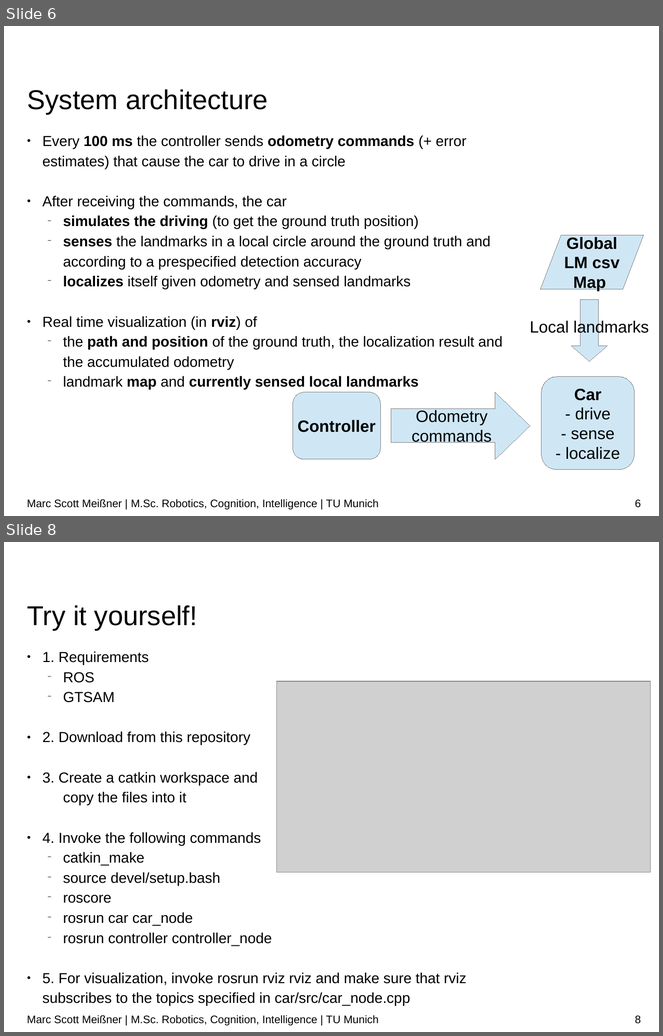
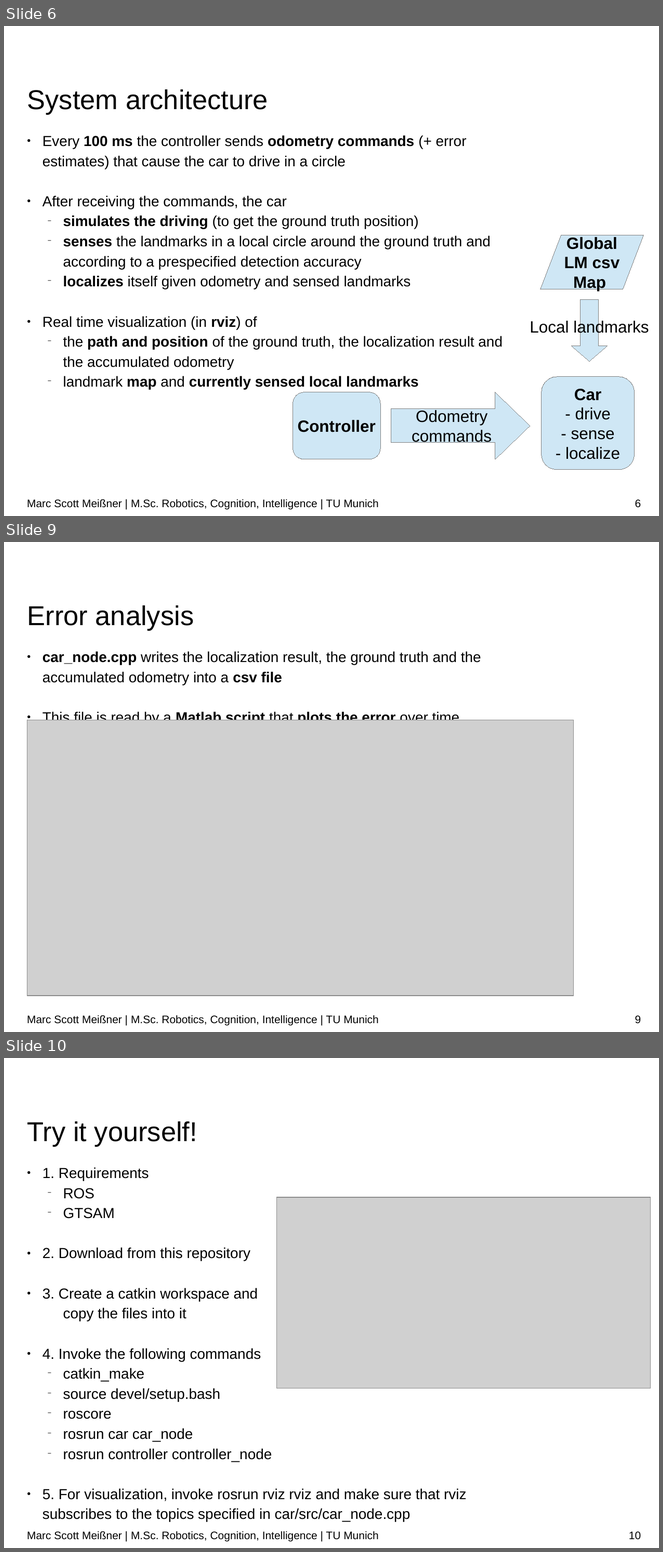
Before and after one commit to linuxcumt/car_project, a slide deck: wiki/Localization_GTSAM.odp. Shown one above the other, each under a label of ours: slides 6 and 8 before the commit, slides 6, 9 and 10 after it; the slides between them are not shown. The pictures are 663x1036 and 663x1552 pixels, drawn with LibreOffice and Linux fonts; fonts in the diff are those of the drawing; grey boxes stand for pictures; background and template pictures are left out. Boxes give left, top, right and bottom in pixels: in the first picture for what was removed or moved away, otherwise in the second. Text is boxed around its words. In the diff, an @@ line names an element or a change of style, - is before the commit and + after.

Commit message:
improved matlab code, made slides up to date

```diff
--- a/wiki/Localization_GTSAM.odp
+++ b/wiki/Localization_GTSAM.odp
@@ slide 9 added at bbox=[4, 542, 659, 1032], background #FFFFFF @@
@@ title added at bbox=[27, 605, 194, 631], 30 pt, text #000000 @@
+Error analysis
@@ text added at bbox=[42, 651, 481, 720], 16 pt, text #000000 @@
+● car_node.cpp writes the localization result, the ground truth and the accumulated odometry into a csv file
+● This file is read by a Matlab script that plots the error over time
@@ picture added at bbox=[27, 720, 574, 996] @@
@@ text added at bbox=[27, 1015, 379, 1026], 12 pt, text #000000 @@
+Marc Scott Meißner | M.Sc. Robotics, Cognition, Intelligence | TU Munich
@@ page number added at bbox=[635, 1016, 642, 1024], 12 pt, text #000000 @@
+9
@@ what was slide 8 is now slide 10 @@
@@ page number at bbox=[629, 1532, 641, 1540]: text changed @@
-8
+10
```
Also in this commit, not shown: 3 slides changed, 1 other slide added, 5 other files.
